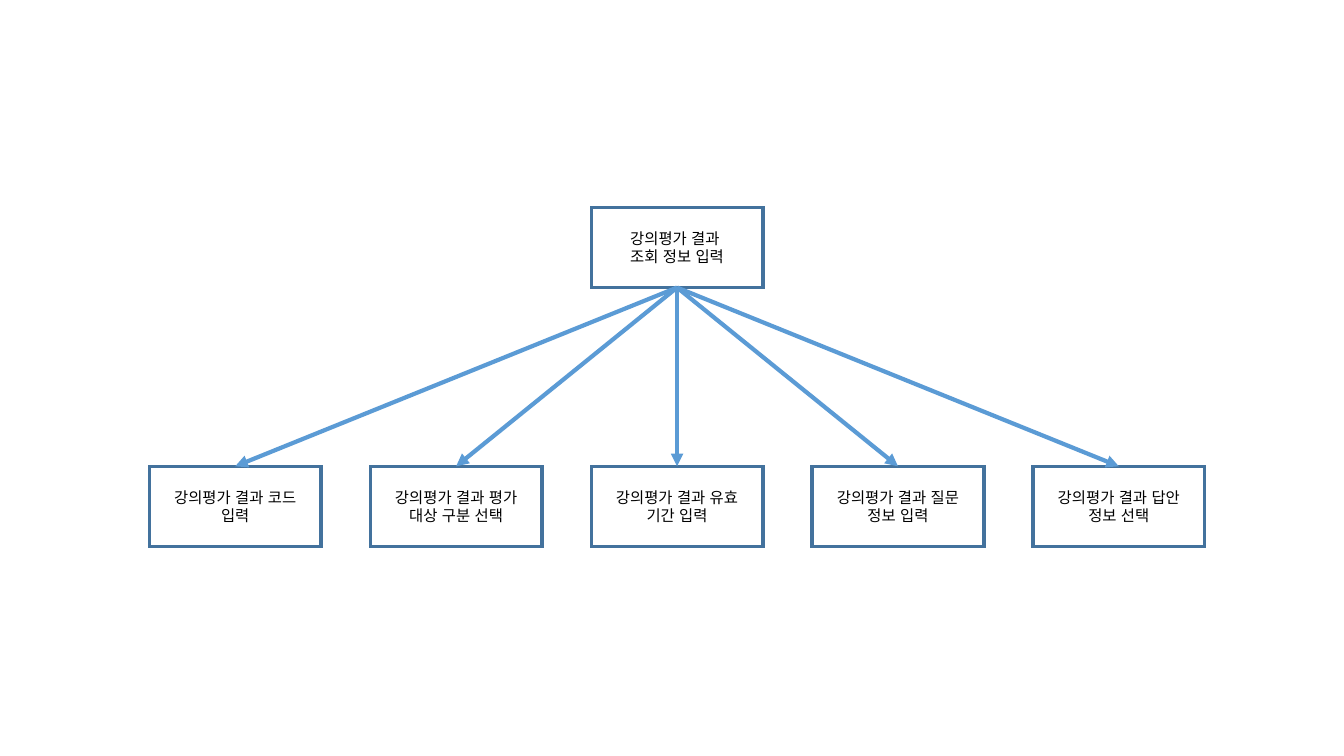
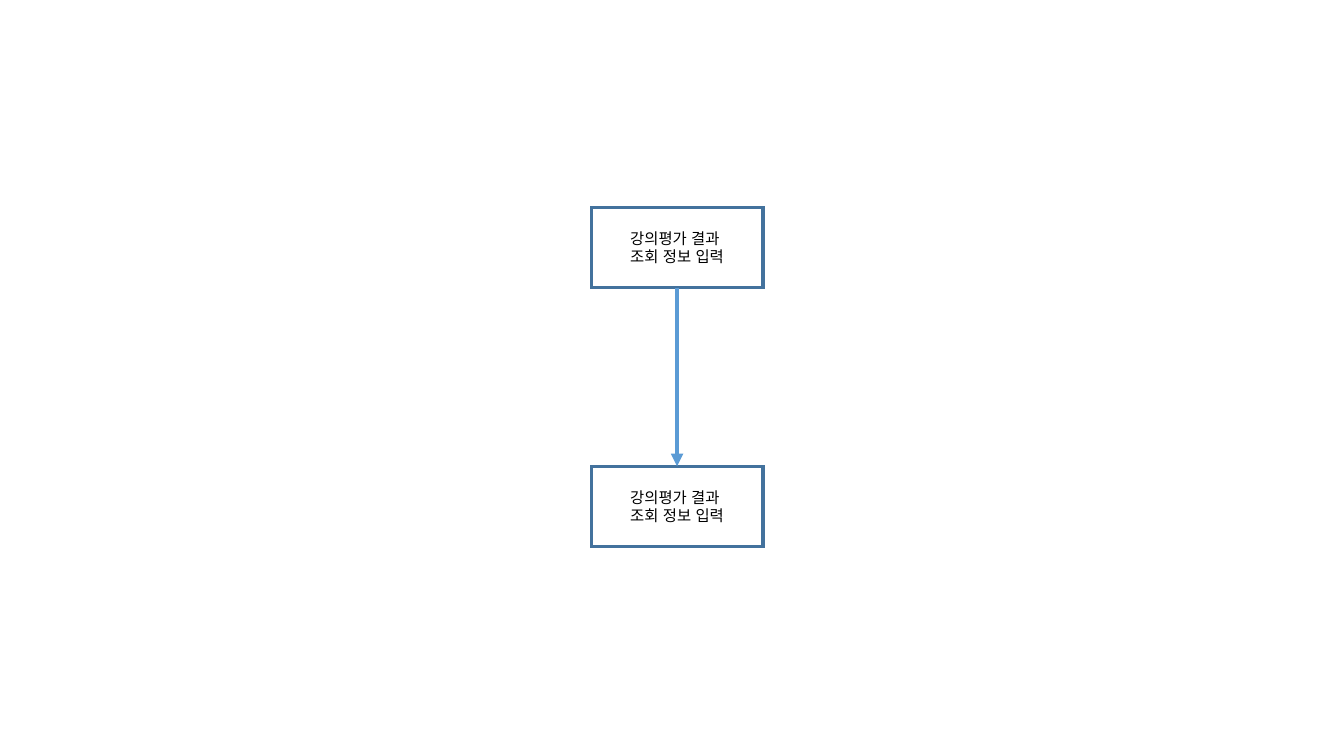
Before and after one commit to se04/se04, a slide deck: slide 3 of SDD 관련 자료/작업 결과물/처리 모형도/이전파일/강의평과 결과 조회.pptx (slide 4 before the commit). Drawn at 1344x756 pixels with LibreOffice and Linux fonts; fonts in the diff are those of the drawing. Boxes give left, top, right and bottom in pixels: in the first picture for what was removed or moved away, otherwise in the second. Text is boxed around its words. In the diff, an @@ line names an element or a change of style, - is before the commit and + after.

Commit message:
1
1

```diff
--- a/SDD 관련 자료/작업 결과물/처리 모형도/이전파일/강의평과 결과 조회.pptx
+++ b/SDD 관련 자료/작업 결과물/처리 모형도/이전파일/강의평과 결과 조회.pptx
@@ group removed at (149,287,1205,546): 4 rectangles, 4 arrows @@
-강의평가 결과 평가 대상 구분 선택
-강의평가 결과 코드 입력
-강의평가 결과 질문 정보 입력
-강의평가 결과 답안 정보 선택
@@ text in rectangle at (630,490,724,523): text changed @@
-강의평가 결과 유효 기간 입력
+강의평가 결과
+조회 정보 입력
```
Also in this commit, not shown: 2 other slides changed, 1 slide removed.
